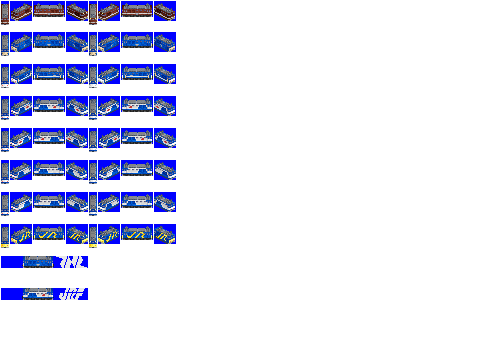
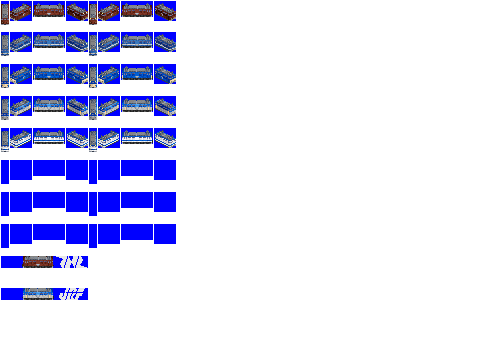
Layered file, before and after one edit (500px x 361px). Changes by layer:
showed "EF64 0", painted on it over [left=1, top=3, right=176, bottom=300]
hid "EF64 1000", painted on it over [left=1, top=3, right=176, bottom=300]
